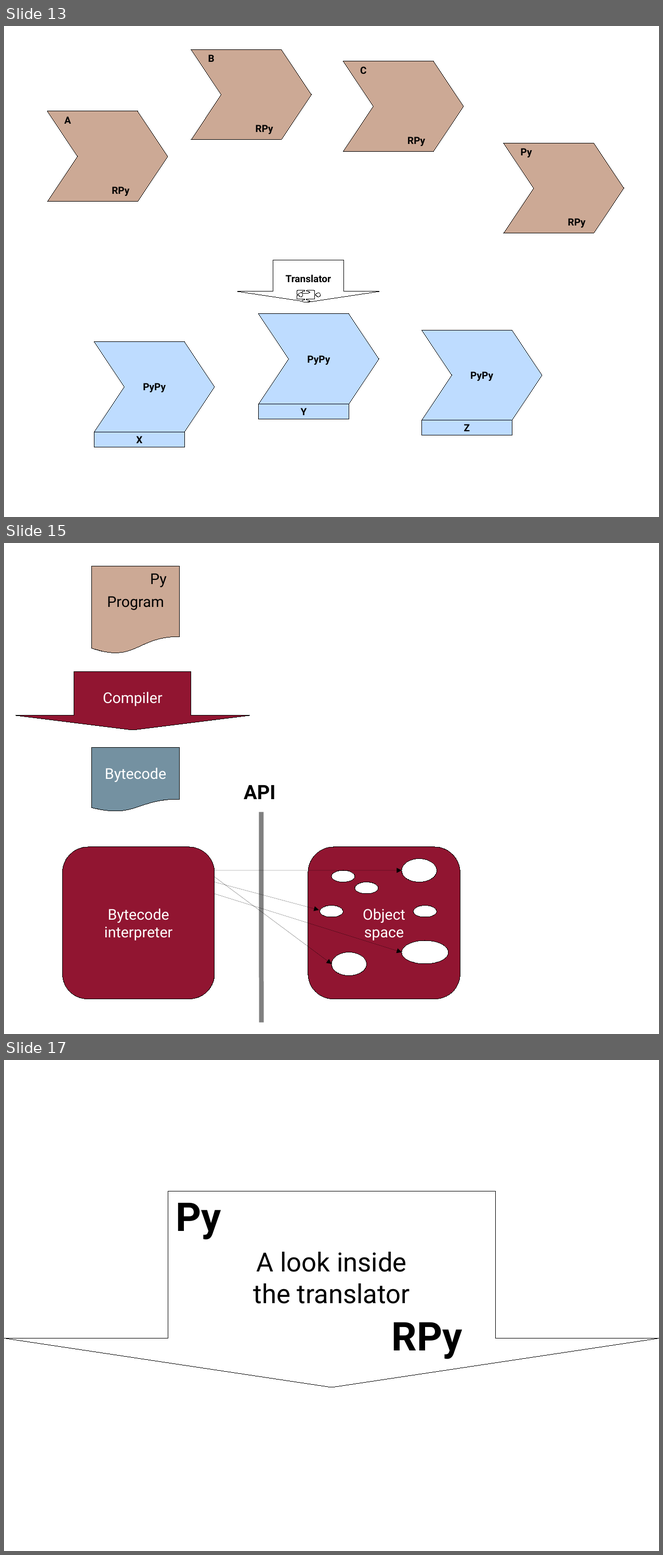
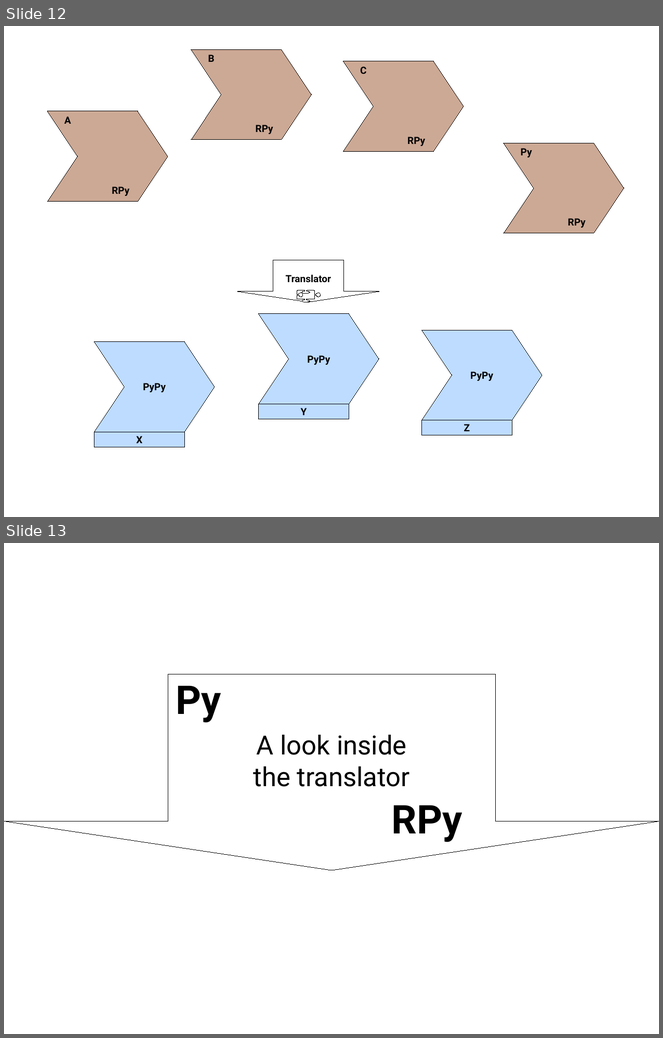
Before and after one commit to wdv4758h/pypy-extradoc, a slide deck: talk/rupy2008/Pypy architecture.odp. Shown one above the other, each under a label of ours: slides 13, 15 and 17 before the commit, slides 12 and 13 after it; the slides between them are not shown. The pictures are 663x1555 and 663x1038 pixels, drawn with LibreOffice and Linux fonts; fonts in the diff are those of the drawing. Boxes give left, top, right and bottom in pixels: in the first picture for what was removed or moved away, otherwise in the second. Text is boxed around its words. In the diff, an @@ line names an element or a change of style, - is before the commit and + after.

```diff
--- a/talk/rupy2008/Pypy architecture.odp
+++ b/talk/rupy2008/Pypy architecture.odp
@@ slide 15 removed at (x1=4, y1=543, x2=659, y2=1034), background #FFFFFF @@
@@ flow chart document removed at (x1=92, y1=566, x2=179, y2=654) @@
-Program
@@ text removed at (x1=150, y1=573, x2=167, y2=587) @@
-Py
@@ down arrow removed at (x1=16, y1=672, x2=250, y2=730) @@
-Compiler
@@ flow chart document removed at (x1=92, y1=748, x2=179, y2=812) @@
-Bytecode
@@ text removed at (x1=244, y1=785, x2=275, y2=799) @@
-API
@@ line removed from (261, 812) to (261, 1023) @@
@@ rounded rectangle removed at (x1=62, y1=847, x2=215, y2=1000) @@
-Bytecode
-interpreter
@@ rounded rectangle removed at (x1=308, y1=847, x2=461, y2=1000) @@
-Object
-space
@@ ellipse removed at (x1=402, y1=859, x2=437, y2=882) @@
@@ arrow removed from (214, 876) to (332, 965) @@
@@ arrow removed from (215, 883) to (319, 911) @@
@@ arrow removed from (215, 871) to (402, 871) @@
@@ ellipse removed at (x1=332, y1=871, x2=355, y2=883) @@
@@ ellipse removed at (x1=356, y1=883, x2=378, y2=895) @@
@@ arrow removed from (215, 895) to (402, 953) @@
@@ ellipse removed at (x1=320, y1=905, x2=343, y2=917) @@
@@ ellipse removed at (x1=414, y1=905, x2=437, y2=917) @@
@@ ellipse removed at (x1=402, y1=941, x2=449, y2=964) @@
@@ ellipse removed at (x1=332, y1=953, x2=366, y2=976) @@
@@ what was slide 13 is now slide 12 @@
@@ what was slide 17 is now slide 13 @@
```
Also in this commit, not shown: 2 slides changed, 3 other slides removed, 1 other file.
